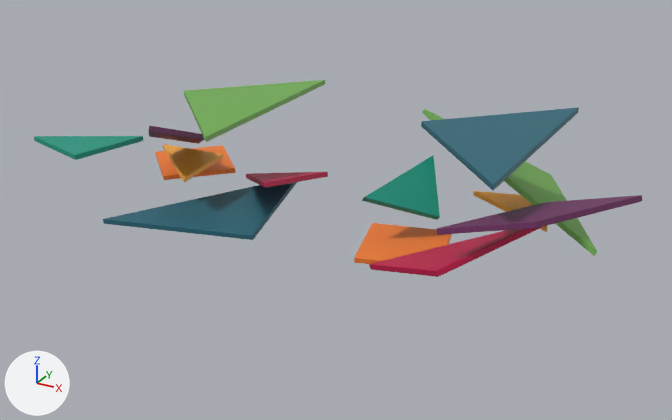
Two versions of the glTF model Tangram_patrimoine.glb, one commit apart.
One viewpoint serves both versions: a 50 mm camera at (3.2, -6.36, 3.59) aimed at (-0.58, 0.51, 0.15). Arrows for +X, +Y and +Z are at lower left; the lights stay in place. Both versions are drawn at frame 24 of the action 'Scene'; the numbers are the values there.

The older version as bpy lines, for what is in view:
```python
ob_plane_035 = bpy.data.objects.new('Plane.035', me_plane_007)
ob_plane_035.location = (-2.779, -0.329, 0.645)
ob_plane_035.rotation_euler = (0.0, 0.0, -2.631)  # degrees (0, 0, -151)
ob_plane_035.scale = (0.5, 0.5, 0.5)
ob_plane_036 = bpy.data.objects.new('Plane.036', me_plane_015)
ob_plane_036.location = (-1.664, 0.212, 0.0)
ob_plane_036.rotation_euler = (0.0, 0.0, -0.526)  # degrees (0, 0, -30)
ob_plane_036.scale = (0.5, 0.5, 0.5)
ob_plane_037 = bpy.data.objects.new('Plane.037', me_plane_023)
ob_plane_037.location = (-1.369, 0.802, 0.185)
ob_plane_037.rotation_euler = (-0.224, 0.219, 1.487)  # degrees (-13, 13, 85)
ob_plane_037.scale = (0.5, 0.5, 0.5)
ob_plane_038 = bpy.data.objects.new('Plane.038', me_plane_031)
ob_plane_038.location = (-2.263, 0.367, 0.608)
ob_plane_038.rotation_euler = (-0.378, 0.161, 0.649)  # degrees (-22, 9.2, 37)
ob_plane_038.scale = (0.5, 0.5, 0.5)
ob_plane_039 = bpy.data.objects.new('Plane.039', me_plane_040)
ob_plane_039.location = (-2.305, 0.61, 0.264)
ob_plane_039.rotation_euler = (0.0, 0.0, -2.281)  # degrees (0, 0, -131)
ob_plane_039.scale = (0.5, 0.5, 0.5)
ob_plane_040 = bpy.data.objects.new('Plane.040', me_plane_041)
ob_plane_040.location = (-2.518, 0.957, 0.094)
ob_plane_040.rotation_euler = (0.0, 0.0, 1.571)  # degrees (0, 0, 90)
ob_plane_040.scale = (0.5, 0.5, 0.5)
ob_plane_041 = bpy.data.objects.new('Plane.041', me_plane_042)
ob_plane_041.location = (-1.764, 0.768, 0.901)
ob_plane_041.rotation_euler = (0.0, 0.0, -1.579)  # degrees (0, 0, -90)
ob_plane_041.scale = (0.5, 0.5, 0.5)
ob_plane_042 = bpy.data.objects.new('Plane.042', me_plane_043)
ob_plane_042.location = (0.193, 0.343, 0.007)
ob_plane_042.rotation_euler = (0.0, 0.0, 1.045)  # degrees (0, 0, 60)
ob_plane_042.scale = (0.5, 0.5, 0.5)
ob_plane_046 = bpy.data.objects.new('Plane.046', me_plane_047)
ob_plane_046.location = (1.465, 0.003, 0.712)
ob_plane_046.rotation_euler = (-0.000633, -0.279, -0.571)  # degrees (0, -16, -33)
ob_plane_046.scale = (0.5, 0.5, 0.5)
# also in view: 'Plane.044' at (0.77, 0.48, 1.11); 'Plane.043' at (0.83, 1.38, 0.56); 'Plane.048' at (0.13, 0.66, 0.41); 'Plane.045' at (0.74, -0.19, 0.28); 'Plane.047' at (0.73, 1.62, 0.03)
```
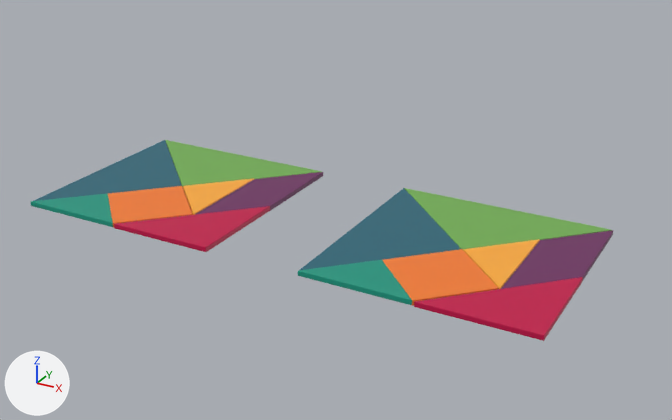
What differs and where, as boxes [x1, y1, x2, y2] in the pictures (672 x 420 px):
'Plane.044', moved, turned
    before: [421, 108, 579, 190]
    after: [300, 188, 461, 270]
'Plane.036', moved, turned
    before: [103, 182, 297, 240]
    after: [34, 140, 182, 201]
'Plane.045', moved, turned
    before: [369, 227, 541, 277]
    after: [414, 277, 583, 341]
'Plane.041', moved, turned
    before: [184, 80, 325, 142]
    after: [165, 140, 322, 187]
'Plane.043', moved, turned
    before: [422, 109, 597, 256]
    after: [404, 188, 612, 250]
'Plane.046', moved, turned
    before: [437, 195, 642, 235]
    after: [501, 230, 613, 289]
'Plane.042', moved, turned
    before: [354, 223, 452, 264]
    after: [382, 249, 498, 306]
'Plane.048', moved, turned
    before: [362, 156, 440, 220]
    after: [298, 260, 412, 305]
'Plane.037', moved, turned
    before: [246, 172, 328, 188]
    after: [114, 206, 270, 252]
'Plane.040', moved
    before: [156, 145, 235, 180]
    after: [108, 186, 192, 228]
'Plane.035', moved, turned
    before: [34, 136, 143, 160]
    after: [31, 193, 113, 227]
'Plane.038', moved, turned
    before: [149, 126, 204, 144]
    after: [196, 172, 323, 214]
'Plane.047', moved, turned
    before: [473, 191, 547, 232]
    after: [463, 239, 540, 289]
'Plane.039', moved, turned
    before: [163, 144, 223, 182]
    after: [183, 178, 254, 215]

The change, as a list of edits to the scene's bpy script:
```text
Change ob_plane_035:
    ob_plane_035.rotation_euler: (0.0, 0.0, -2.631) -> (0.0, 0.0, 0.0)  # degrees (0, 0, -151) -> degrees (0, 0, 0)
    ob_plane_035.location: (-2.779, -0.329, 0.645) -> (-2.846, -0.368, 0.007)
Change ob_plane_036:
    ob_plane_036.rotation_euler: (0.0, 0.0, -0.526) -> (0.0, 0.0, 0.0)  # degrees (0, 0, -30) -> degrees (0, 0, 0)
    ob_plane_036.location: (-1.664, 0.212, 0.0) -> (-3.02, 0.493, 0.0)
Change ob_plane_037:
    ob_plane_037.rotation_euler: (-0.224, 0.219, 1.487) -> (0.0, 0.0, 0.0)  # degrees (-13, 13, 85) -> degrees (0, 0, 0)
    ob_plane_037.location: (-1.369, 0.802, 0.185) -> (-1.623, -0.207, 0.007)
Change ob_plane_038:
    ob_plane_038.rotation_euler: (-0.378, 0.161, 0.649) -> (0.0, 0.0, 0.0)  # degrees (-22, 9.2, 37) -> degrees (0, 0, 0)
    ob_plane_038.location: (-2.263, 0.367, 0.608) -> (-1.541, 0.746, 0.0)
Change ob_plane_039:
    ob_plane_039.rotation_euler: (0.0, 0.0, -2.281) -> (0.0, 0.0, 0.0)  # degrees (0, 0, -131) -> degrees (0, 0, 0)
    ob_plane_039.location: (-2.305, 0.61, 0.264) -> (-1.974, 0.489, 0.007)
Change ob_plane_040:
    ob_plane_040.location: (-2.518, 0.957, 0.094) -> (-2.329, -0.028, 0.007)
Change ob_plane_041:
    ob_plane_041.rotation_euler: (0.0, 0.0, -1.579) -> (0.0, 0.0, 0.0)  # degrees (0, 0, -90) -> degrees (0, 0, 0)
    ob_plane_041.location: (-1.764, 0.768, 0.901) -> (-2.326, 1.18, 0.0)
Change ob_plane_042:
    ob_plane_042.location: (0.193, 0.343, 0.007) -> (0.671, -0.028, 0.007)
    ob_plane_042.rotation_euler: (0.0, 0.0, 1.045) -> (0.0, 0.0, 1.571)  # degrees (0, 0, 60) -> degrees (0, 0, 90)
Change ob_plane_043:
    ob_plane_043.rotation_euler: (0.323, -0.409, 2.869) -> (0.0, 0.0, 0.0)  # degrees (19, -23, 164) -> degrees (0, 0, 0)
    ob_plane_043.location: (0.867, 1.336, 0.434) -> (0.674, 1.18, 0.0)
Change ob_plane_044:
    ob_plane_044.rotation_euler: (0.0, 0.0, 3.126) -> (0.0, 0.0, 0.0)  # degrees (0, 0, 179) -> degrees (0, 0, 0)
    ob_plane_044.location: (0.929, 0.488, 1.088) -> (-0.02, 0.493, 0.0)
Change ob_plane_045:
    ob_plane_045.rotation_euler: (0.158, -0.37, -0.562) -> (0.0, 0.0, 0.0)  # degrees (9.1, -21, -32) -> degrees (0, 0, 0)
    ob_plane_045.location: (0.808, -0.172, 0.292) -> (1.377, -0.207, 0.007)
Change ob_plane_046:
    ob_plane_046.rotation_euler: (-0.000633, -0.279, -0.571) -> (0.0, 0.0, 0.0)  # degrees (0, -16, -33) -> degrees (0, 0, 0)
    ob_plane_046.location: (1.465, 0.003, 0.712) -> (1.459, 0.746, 0.0)
Change ob_plane_047:
    ob_plane_047.rotation_euler: (0.0, 0.0, -2.073) -> (0.0, 0.0, 0.0)  # degrees (0, 0, -119) -> degrees (0, 0, 0)
    ob_plane_047.location: (0.814, 1.67, 0.007) -> (1.026, 0.489, 0.007)
Change ob_plane_048:
    ob_plane_048.rotation_euler: (-0.606, 0.0919, -1.771) -> (0.0, 0.0, 0.0)  # degrees (-35, 5.3, -101) -> degrees (0, 0, 0)
    ob_plane_048.location: (0.101, 0.649, 0.412) -> (0.154, -0.368, 0.007)
```
